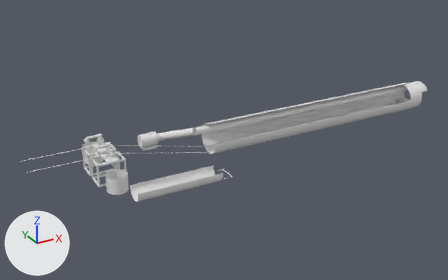
A saved change to the glTF model media/model.glb.
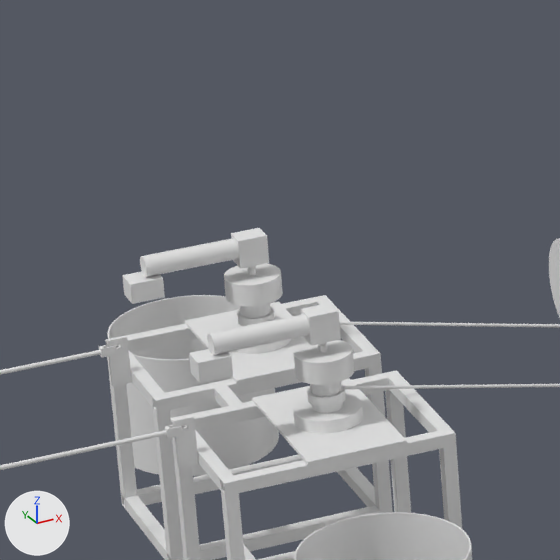
Old and new are each drawn whole from a 50 mm camera at (-6.69, -13.0, 6.77) aimed at (0.52, 0.12, 0.21) and again close up on the part from 15% to 31% of the width and 37% to 63% of the height. Lighting does not change. The marker at lower left points along +X, +Y and +Z. The older version's two pictures come first. Where no turn or scale is listed for an object, it has been applied to the vertices. Vertices at exactly the same position are counted once.

Before the edit, the objects in view are built like this:
```python
me_mesh_0 = bpy.data.meshes.new('Mesh_0')
me_mesh_0.from_pydata(...)  # 17517 vertices, 35883 faces; spans x -4.6..7.3, y -1.69..1.27, z 0.0..0.92
ob_mesh_0 = bpy.data.objects.new('Mesh_0', me_mesh_0)
ob_mesh_0.location = (0.0, 0.0, 0.0)
```
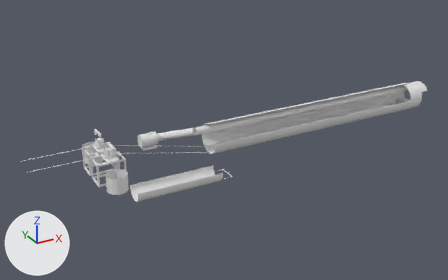
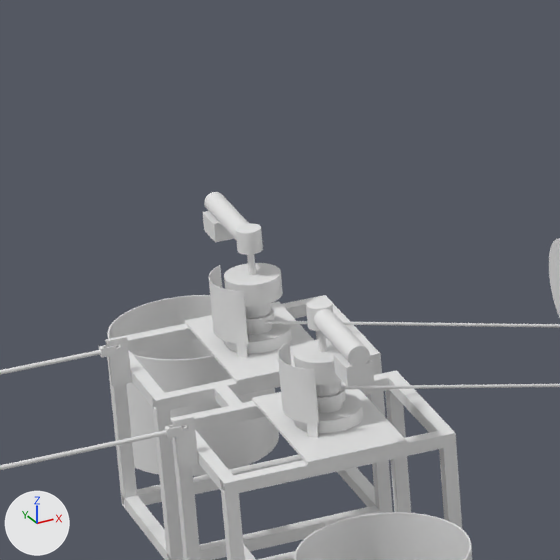
Location of each change, (x1, y1, x2, y2) in pixels of the close-ups (560 x 560 px):
'Mesh_0', reshaped
    before: (0, 228, 560, 560)
    after: (0, 192, 560, 560)
part 1 of me_mesh_0, added
    after: (278, 342, 319, 438)
part 2 of me_mesh_0, added
    after: (209, 265, 248, 358)
part 3 of me_mesh_0, reshaped
    before: (122, 228, 341, 383)
    after: (203, 192, 374, 387)

Patch to the scene script:
```diff
--- a/media/model.glb.py
+++ b/media/model.glb.py
@@ me_mesh_0 @@
 # used by ob_mesh_0; location = (0.0, 0.0, 0.0)
-me_mesh_0.from_pydata(...)  # 17517 vertices, 35883 faces; spans x -4.6..7.3, y -1.69..1.27, z 0.0..0.92
+me_mesh_0.from_pydata(...)  # 18033 vertices, 36899 faces; spans x -4.6..7.3, y -1.69..1.27, z 0.0..0.94
+# me_mesh_0 part 1: a new loose piece of 124 vertices spanning x -2.83..-2.76, y -0.31..-0.09, z 0.57..0.79
+# me_mesh_0 part 2: a new loose piece of 124 vertices spanning x -2.83..-2.76, y 0.33..0.55, z 0.57..0.79
+# me_mesh_0 part 3: 14 vertices moved from x -3.09..-2.71, y -0.22..0.47, z 0.83..0.91 to x -2.71..-2.66, y -0.53..0.45, z 0.81..0.94; 182 vertices removed from x -3.09..-2.65, y -0.24..0.48, z 0.79..0.92; 450 vertices added at x -2.74..-2.66, y -0.53..0.77, z 0.81..0.94
```
